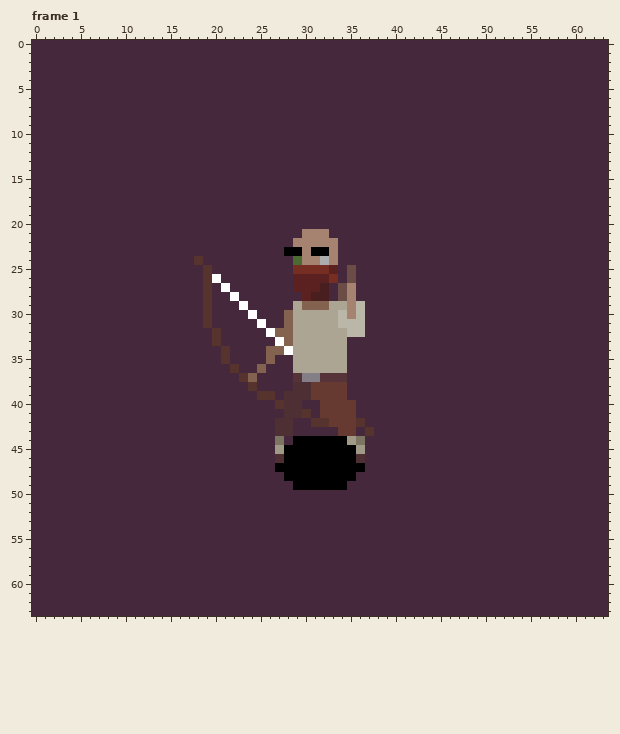
Edited in one commit: pixel-art file (assets/aseprite/human/human_melee_ranged_bow_attack.ase). Above is the file before it was changed.
64x64 pixels, 6 frames. Shown: frame 1. The commit also changed other frames, which this record leaves out.
Now the later version:
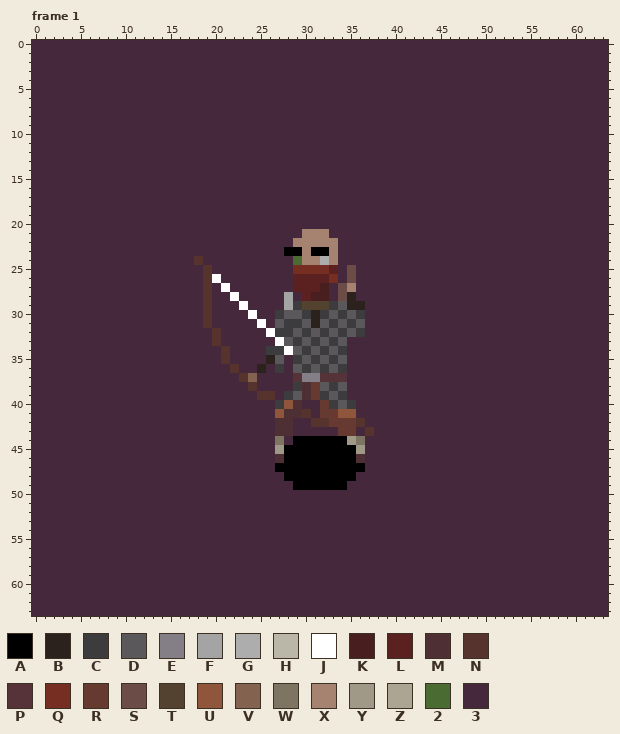
Palette (. is transparent): A #000000  B #2b211d  C #3c3b3d  D #5a585b  E #847e87  F #a4a4a4  G #adadad  H #bab6a8  J #ffffff  K #491e1e  L #5b2121  M #4e2f33  N #56342d  P #563239  Q #752e21  R #663931  S #6c4c46  T #52422f  U #8f563b  V #836250  W #7d7562  X #a58370  Y #a09988  Z #ada593  2 #4a6c32  3 #45283c
Log entry: Human bow attack animation - more hands progress (gloves and surcoat left)
Diff:
layer "back (arms)/back_arms/shirts/long" now shown
layer "back (arms)/back_arms/jackets/chainmail" now shown
layer "back (arms)/back_arms/arms outer" now shown
layer "body/shirts/regular" now hidden
layer "body/shirts/long" now shown
layer "body/jackets/chainmail" now shown
layer "front (arms)/front_arms/shirts/regular" now hidden
layer "front (arms)/front_arms/shirts/long" now shown
layer "front (arms)/front_arms/jacket/chainmail" now shown
Frame 1:
y 28: x 28 3 -> F; x 35 X -> B
y 29: x 28..36 3ZVVVZZXH -> FCTTTCDBB
y 30: x 27..36 3VZZZZZHXH -> CDDCBCDCDC
y 31: x 27..36 3VZZZZZHHH -> DCCDBDCDCD
y 32: x 27..36 VVZZZZZZHH -> CCDCDCDCDC
y 33: x 28..34 VZZZZZZ -> DCDCDCD
y 34: x 26..27 VV -> CC; x 29..34 ZZZZZZ -> DCDCDC
y 35: x 26..27 V3 -> BD; x 29..34 ZZZZZZ -> CDCDCD
y 36: x 25 V -> B; x 27 3 -> C; x 29..34 ZZZZZZ -> DCDCDC
y 38: x 29 M -> C; x 32..34 RRR -> DCD
y 39: x 28..29 MM -> CD; x 32..34 RRR -> CDC
y 40: x 27..28 NM -> CU; x 33..35 RRR -> CDC
y 41: x 27 3 -> U; x 34..35 RR -> UU
Boxes around the changes in both pictures, in picture pixels (x1, y1, x2, y2):
changed: (257, 292, 365, 418)
